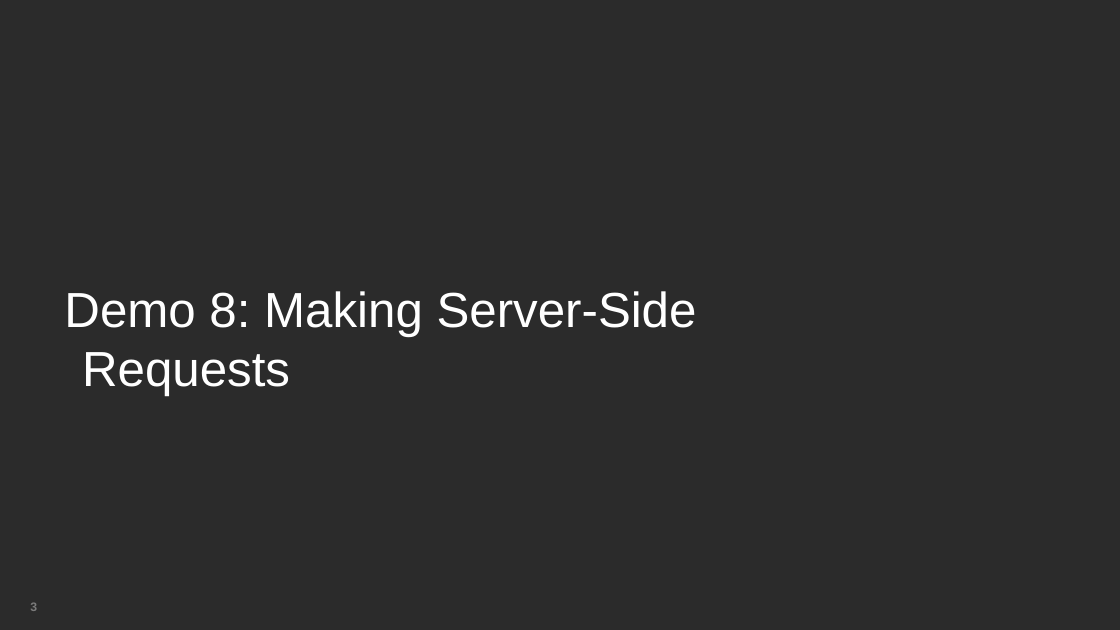
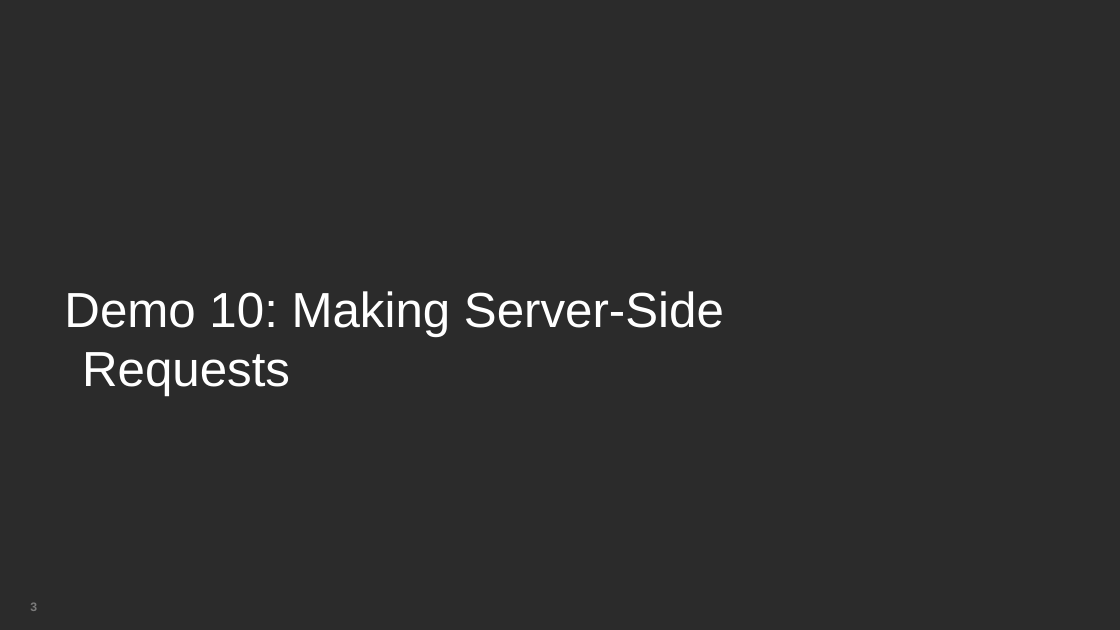
Before and after one commit to BrightcoveLearning/VideoCloudMediaAPI, a slide deck: slide 3 of VideoSessionsMaterials/server-side.pptx. Drawn at 1120x630 pixels with LibreOffice and Linux fonts; fonts in the diff are those of the drawing; background and template pictures are left out; a plain dark background stands for a picture behind light text. Boxes give left, top, right and bottom in pixels: in the first picture for what was removed or moved away, otherwise in the second. Text is boxed around its words. In the diff, an @@ line names an element or a change of style, - is before the commit and + after.

```diff
--- a/VideoSessionsMaterials/server-side.pptx
+++ b/VideoSessionsMaterials/server-side.pptx
@@ text at (64,291,724,396): text changed @@
-Demo 8: Making Server-Side Requests
+Demo 10: Making Server-Side Requests
```
Also in this commit, not shown: 10 other files.
